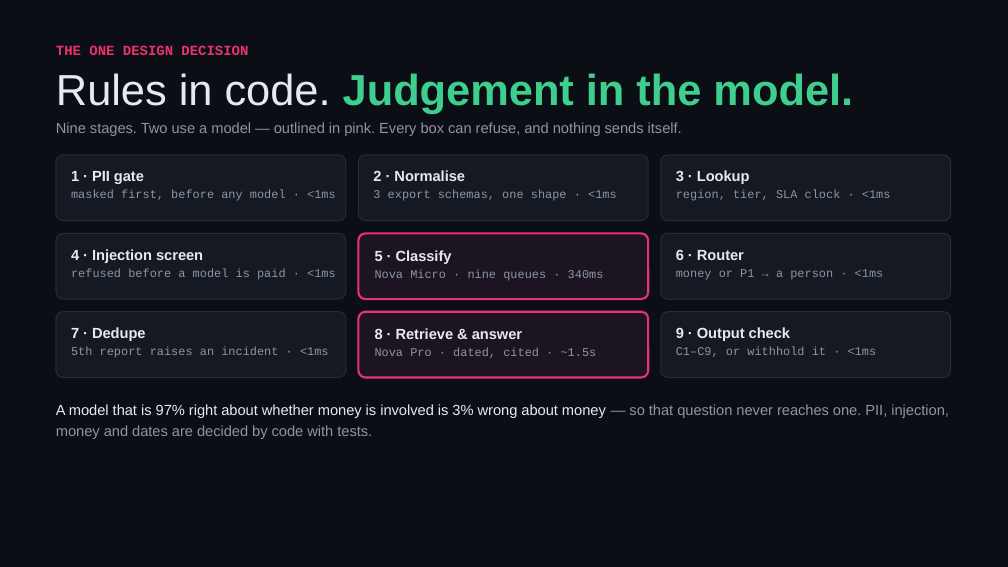
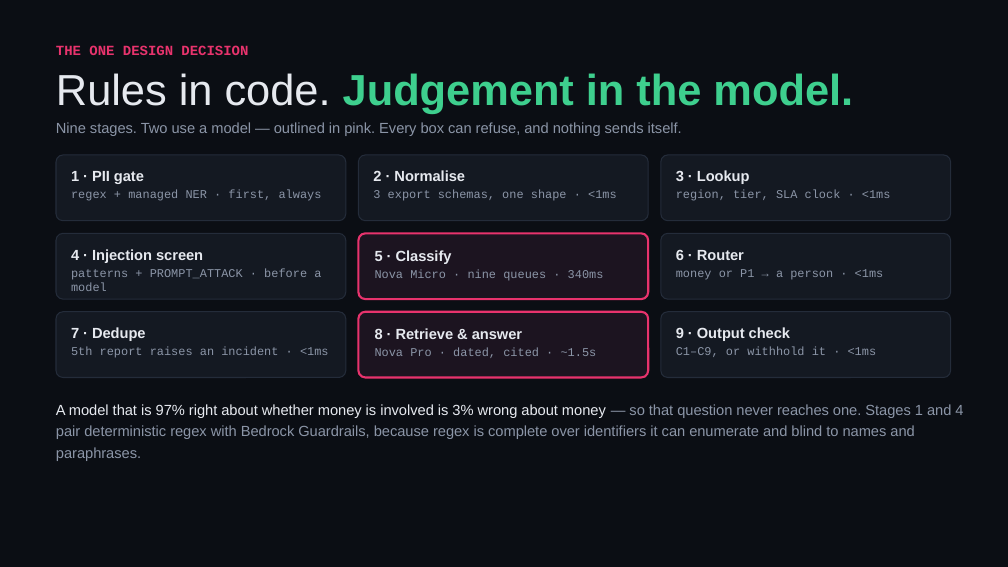
Before and after one commit to shivam-25/ramco-payce-pilot, a slide deck: slide 3 of docs/deck/ramco-payce-pilot.pptx. Drawn at 1008x567 pixels with LibreOffice and Linux fonts; fonts in the diff are those of the drawing. Boxes give left, top, right and bottom in pixels: in the first picture for what was removed or moved away, otherwise in the second. Text is boxed around its words. In the diff, an @@ line names an element or a change of style, - is before the commit and + after.

```diff
--- a/docs/deck/ramco-payce-pilot.pptx
+++ b/docs/deck/ramco-payce-pilot.pptx
@@ text at [71,190,322,201]: text changed @@
-masked first, before any model · <1ms
+regex + managed NER · first, always
@@ text at [71,268,321,291]: text changed @@
-refused before a model is paid · <1ms
+patterns + PROMPT_ATTACK · before a model
@@ text at [56,404,963,461]: text changed @@
-A model that is 97% right about whether money is involved is 3% wrong about money — so that question never reaches one. PII, injection, money and dates are decided by code with tests.
+A model that is 97% right about whether money is involved is 3% wrong about money — so that question never reaches one. Stages 1 and 4 pair deterministic regex with Bedrock Guardrails, because regex is complete over identifiers it can enumerate and blind to names and paraphrases.
```
Also in this commit, not shown: 1 slide added, 5 other files.
